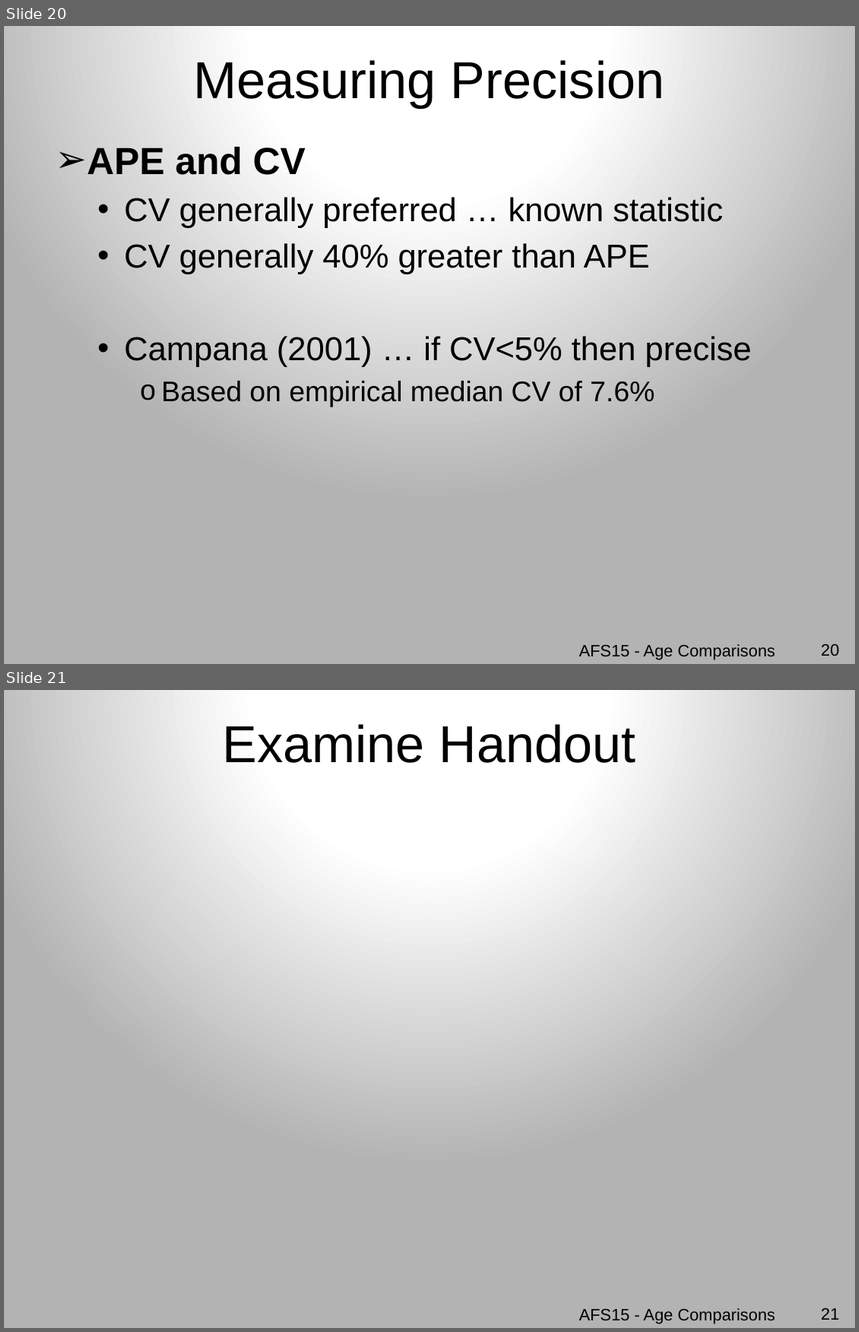
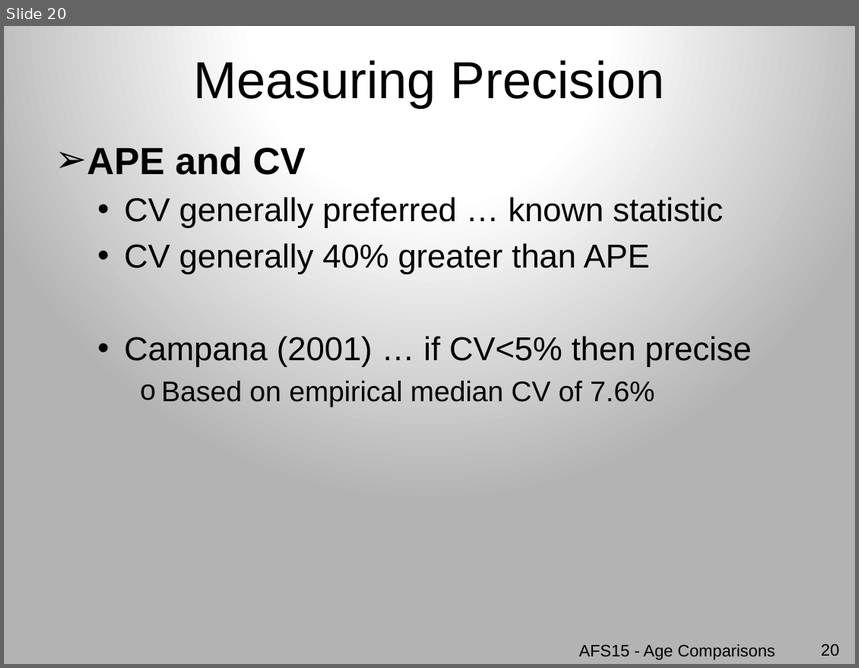
Before and after one commit to droglenc/AFSPortland2015, a slide deck: Slides/01_AgeComparisons.pptx. Shown one above the other, each under a label of ours: slides 20 and 21 before the commit, slide 20 after it. The pictures are 859x1332 and 859x668 pixels, drawn with LibreOffice and Linux fonts; fonts in the diff are those of the drawing. Boxes give left, top, right and bottom in pixels: in the first picture for what was removed or moved away, otherwise in the second. Text is boxed around its words. In the diff, an @@ line names an element or a change of style, - is before the commit and + after.

Commit message:
Adjustments to both ALK ppt and handouts

```diff
--- a/Slides/01_AgeComparisons.pptx
+++ b/Slides/01_AgeComparisons.pptx
@@ slide 21 removed at (4, 690, 855, 1328), background gradient #FFFFFF to #B3B3B3 @@
@@ title removed at (223, 724, 636, 763) @@
-Examine Handout
@@ text removed at (579, 1309, 775, 1324) @@
-AFS15 - Age Comparisons
@@ page number removed at (821, 1309, 839, 1320) @@
-21
```
Also in this commit, not shown: 1 slide changed, 7 other files.
